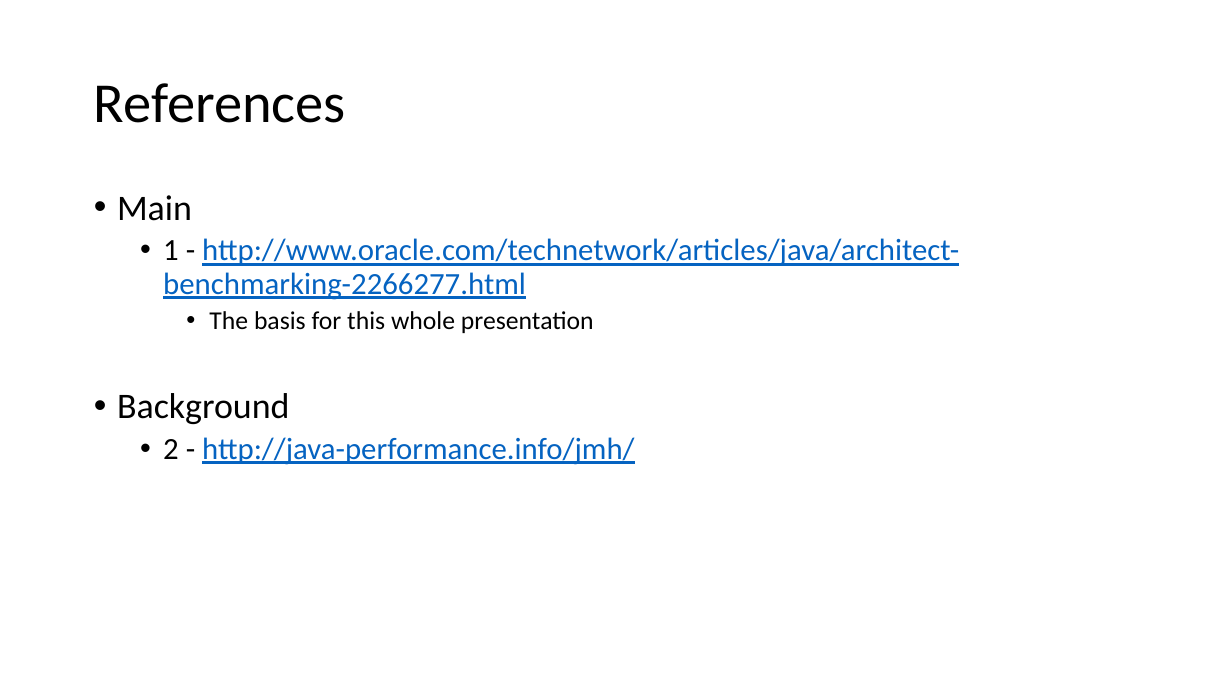
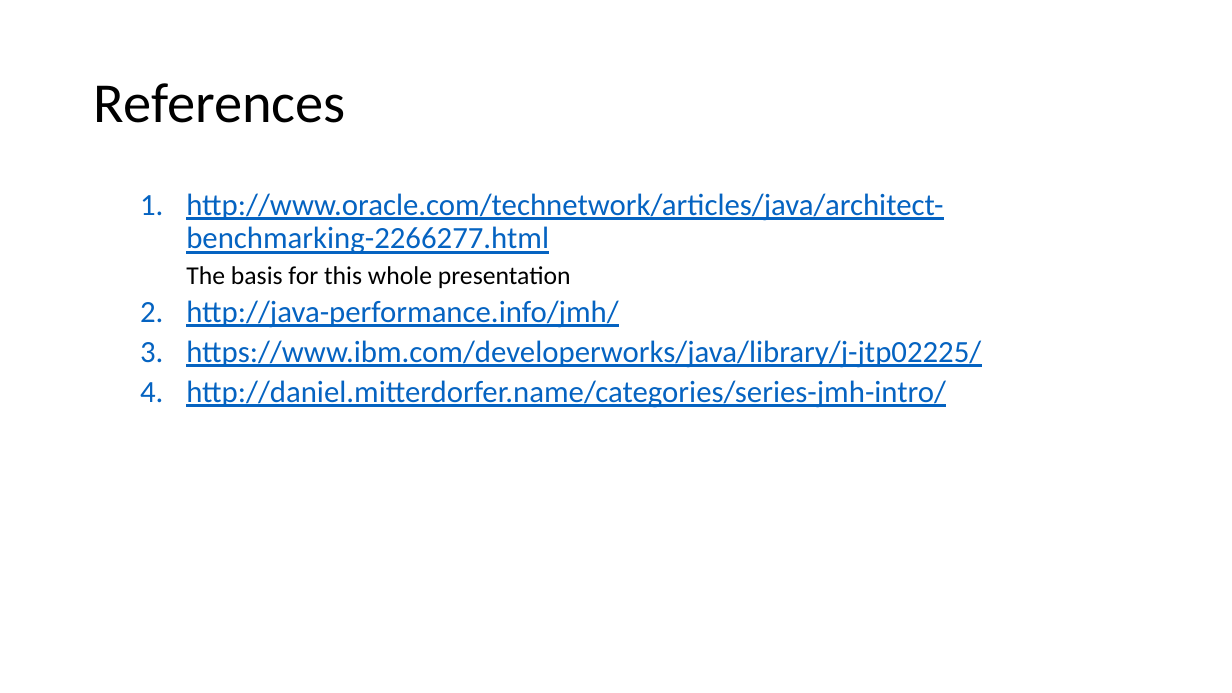
Before and after one commit to tresat/JMH-Presentation, a slide deck: slide 40 of doc/slides.pptx (slide 32 before the commit). Drawn at 1232x693 pixels with LibreOffice and Linux fonts; fonts in the diff are those of the drawing. Boxes give left, top, right and bottom in pixels: in the first picture for what was removed or moved away, otherwise in the second. Text is boxed around its words. In the diff, an @@ line names an element or a change of style, - is before the commit and + after.

```diff
--- a/doc/slides.pptx
+++ b/doc/slides.pptx
@@ text at box(186, 193, 943, 254): text changed @@
-• Main
-  • 1 - http://www.oracle.com/technetwork/articles/java/architect-benchmarking-2266277.html
+  1. http://www.oracle.com/technetwork/articles/java/architect-benchmarking-2266277.html
@@ text at box(186, 266, 571, 288): bullet • to none @@
@@ text at box(186, 300, 981, 408): text changed @@
-• Background
-  • 2 - http://java-performance.info/jmh/
+  2. http://java-performance.info/jmh/
+  3. https://www.ibm.com/developerworks/java/library/j-jtp02225/
+  4. http://daniel.mitterdorfer.name/categories/series-jmh-intro/
```
Also in this commit, not shown: 2 other slides changed, 8 slides added, 6 other files.
